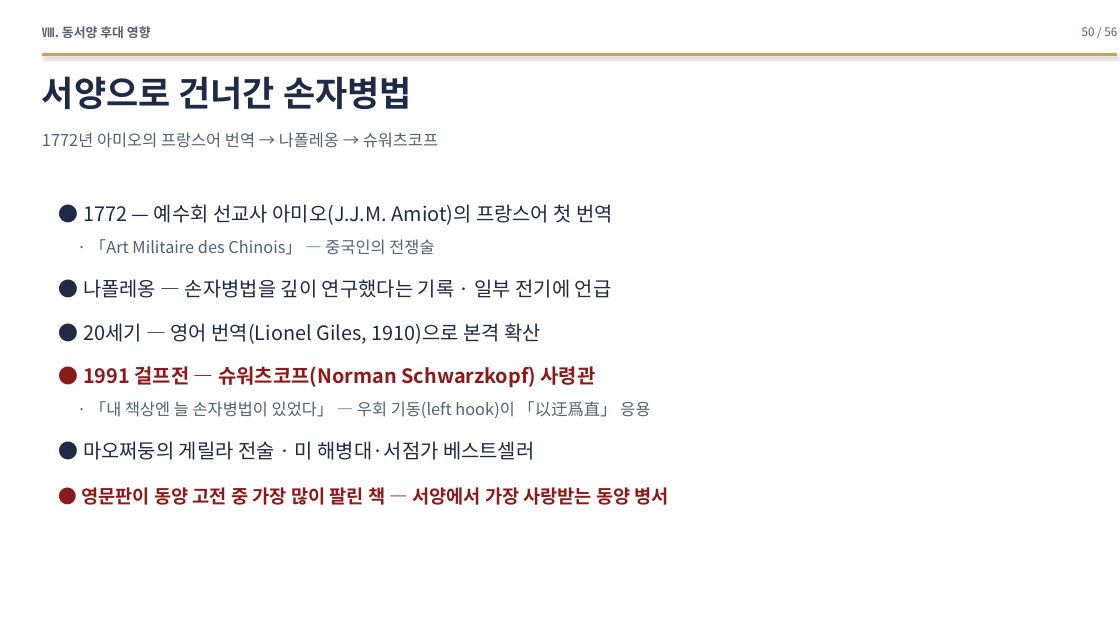
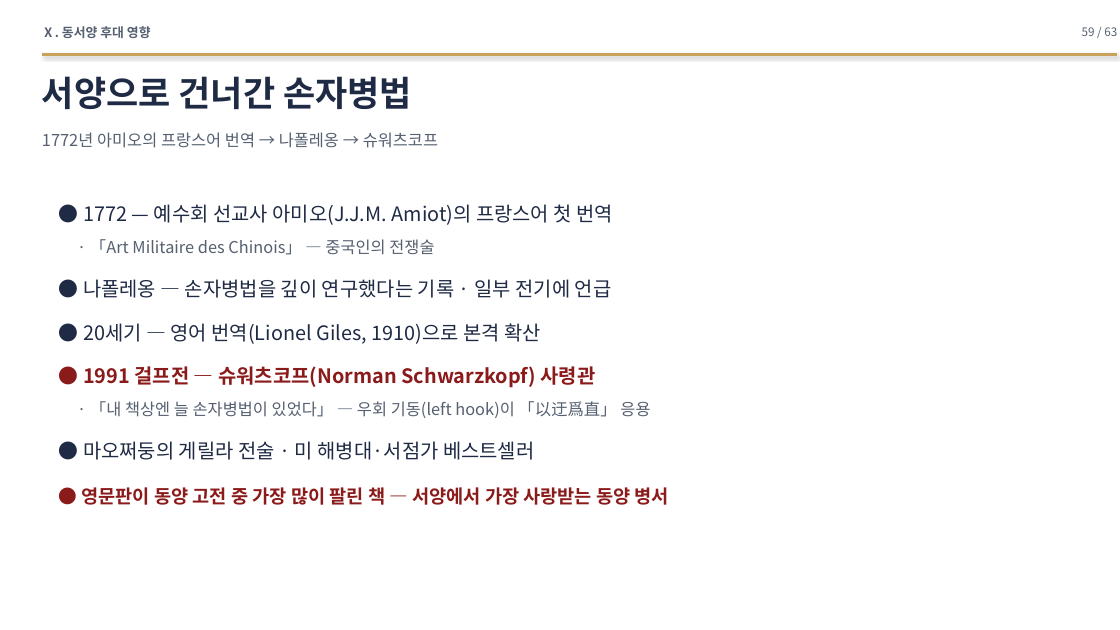
Before and after one commit to hpark1947/Oriental-Classics2, a slide deck: slide 59 of 발표자료/손자병법_발표자료.pptx (slide 50 before the commit). Drawn at 1120x630 pixels with LibreOffice and Linux fonts; fonts in the diff are those of the drawing. Boxes give left, top, right and bottom in pixels: in the first picture for what was removed or moved away, otherwise in the second. Text is boxed around its words. In the diff, an @@ line names an element or a change of style, - is before the commit and + after.

```diff
--- a/발표자료/손자병법_발표자료.pptx
+++ b/발표자료/손자병법_발표자료.pptx
@@ text at (42,26,151,38): text changed @@
-Ⅷ. 동서양 후대 영향
+Ⅹ. 동서양 후대 영향
@@ text at (1082,27,1117,36): text changed @@
-50 / 56
+59 / 63
```
Also in this commit, not shown: 53 other slides changed, 7 slides added, 1 other file.
